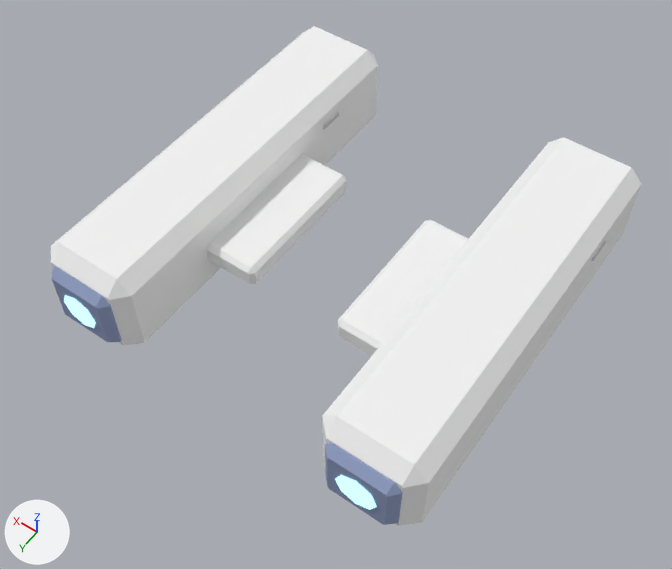
The OBJ model sdcard/apps/cosmozoom.app/models/engine_pods.obj: old version first, new version second.
Before and after are seen from a 50 mm lens placed at (-2.11, 2.12, 4.37), pointed at (-0.07, -0.74, -0.13). Every picture has the same lights, and +X, +Y and +Z are marked at lower left. The picture after the commit comes second. Where no turn or scale is listed for an object, it has been applied to the vertices.

The first picture shows 'engine_pods'.
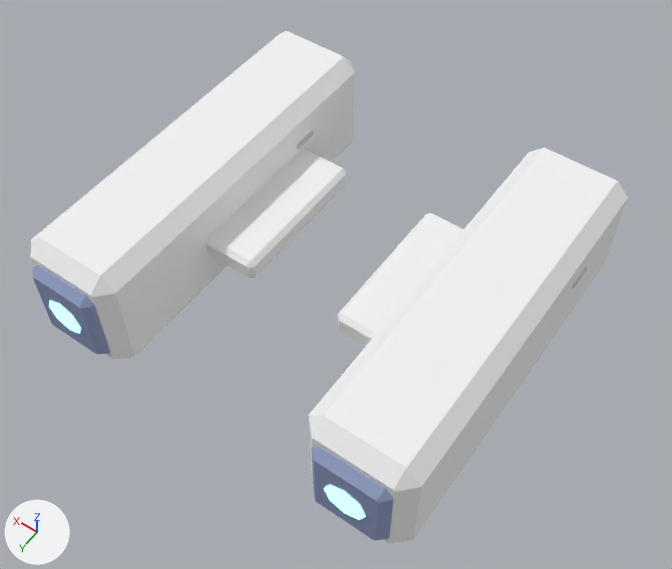
Diff of the bpy script that builds the scene:
```diff
--- a/sdcard/apps/cosmozoom.app/models/engine_pods.obj.py
+++ b/sdcard/apps/cosmozoom.app/models/engine_pods.obj.py
@@ me_engine_pods @@
 # used by ob_engine_pods; location = (0.0, 0.0, 0.0)
-me_engine_pods.from_pydata(...)  # 366 vertices, 672 faces; spans x -1.31..1.31, y -2.4..0.37, z -0.34..0.3
+me_engine_pods.from_pydata(...)  # 366 vertices, 672 faces; spans x -1.32..1.32, y -2.1..0.47, z -0.36..0.44
+# me_engine_pods part 1: the loose piece of 34 vertices spanning x 0.75..1.21, y 0.24..0.36, z -0.24..0.2 is scaled about its middle by (1.04, 1, 1.3), then moved by (0.0, 0.1, 0.06)
+# me_engine_pods part 2: the loose piece of 9 vertices spanning x 0.85..1.11, y 0.37, z -0.15..0.11 is moved by (0.0, 0.1, 0.06)
+# me_engine_pods part 3: the loose piece of 34 vertices spanning x 0.65..1.31, y -1.8..-1.6, z 0.08..0.15 is moved by (0.0, 0.3, 0.06)
+# me_engine_pods part 4: the loose piece of 34 vertices spanning x 0.3..0.71, y -1.4..-0.4, z -0.1..0.06 is moved by (0.0, 0.0, 0.06)
+# me_engine_pods part 5: the loose piece of 34 vertices spanning x -1.21..-0.75, y 0.24..0.36, z -0.24..0.2 is scaled about its middle by (1.04, 1, 1.3), then moved by (0.0, 0.1, 0.06)
+# me_engine_pods part 6: the loose piece of 9 vertices spanning x -1.11..-0.85, y 0.37, z -0.15..0.11 is moved by (0.0, 0.1, 0.06)
+# me_engine_pods part 7: the loose piece of 34 vertices spanning x -1.31..-0.65, y -1.8..-1.6, z 0.08..0.15 is moved by (0.0, 0.3, 0.06)
+# me_engine_pods part 8: the loose piece of 34 vertices spanning x -0.71..-0.3, y -1.4..-0.4, z -0.1..0.06 is moved by (0.0, 0.0, 0.06)
+# me_engine_pods part 9: 38 of 366 vertices moved; they spanned x 0.66..1.3, y -2.35..0.3, z -0.34..0.3 and now span x 0.65..1.31, y -2.05..0.4, z -0.36..0.44; mean shift (0.0, 0.2, 0.07); largest move (0.66, -2.26, 0.21) -> (0.65, -1.96, 0.35)
+# me_engine_pods part 10: 38 of 366 vertices moved; they spanned x -1.3..-0.66, y -2.35..0.3, z -0.34..0.3 and now span x -1.31..-0.65, y -2.05..0.4, z -0.36..0.44; mean shift (0.0, 0.2, 0.07); largest move (-0.66, -2.26, 0.21) -> (-0.65, -1.96, 0.35)
+# other edits to the shape of me_engine_pods do not show in these pictures
 me_engine_pods.materials.append(mat_cyan_glow)
```

Boxes (x1, y1, x2, y2) around the edits, measured in the pictures (672 x 569 px; the box of a moved part takes in the faces that stretch with it):
'engine_pods', reshaped
    before: (51, 26, 641, 526)
    after: (31, 31, 628, 543)
part 1 of me_engine_pods, moved or reshaped
    before: (52, 267, 122, 342)
    after: (33, 264, 110, 354)
part 2 of me_engine_pods, moved or reshaped
    before: (64, 295, 96, 328)
    after: (49, 300, 81, 334)
part 3 of me_engine_pods, moved or reshaped
    before: (323, 111, 339, 129)
    after: (297, 130, 314, 149)
part 4 of me_engine_pods, moved or reshaped
    before: (206, 154, 346, 284)
    after: (206, 148, 346, 278)
part 5 of me_engine_pods, moved or reshaped
    before: (325, 443, 403, 525)
    after: (312, 446, 394, 540)
part 6 of me_engine_pods, moved or reshaped
    before: (335, 475, 377, 510)
    after: (323, 484, 366, 520)
part 7 of me_engine_pods, moved or reshaped (mostly hidden)
    before: (591, 240, 606, 261)
    after: (572, 266, 587, 288)
part 8 of me_engine_pods, moved or reshaped
    before: (337, 220, 468, 356)
    after: (338, 213, 464, 346)
part 9 of me_engine_pods, moved or reshaped
    before: (51, 26, 378, 345)
    after: (31, 31, 355, 359)
part 10 of me_engine_pods, moved or reshaped
    before: (322, 138, 641, 526)
    after: (308, 148, 628, 543)
